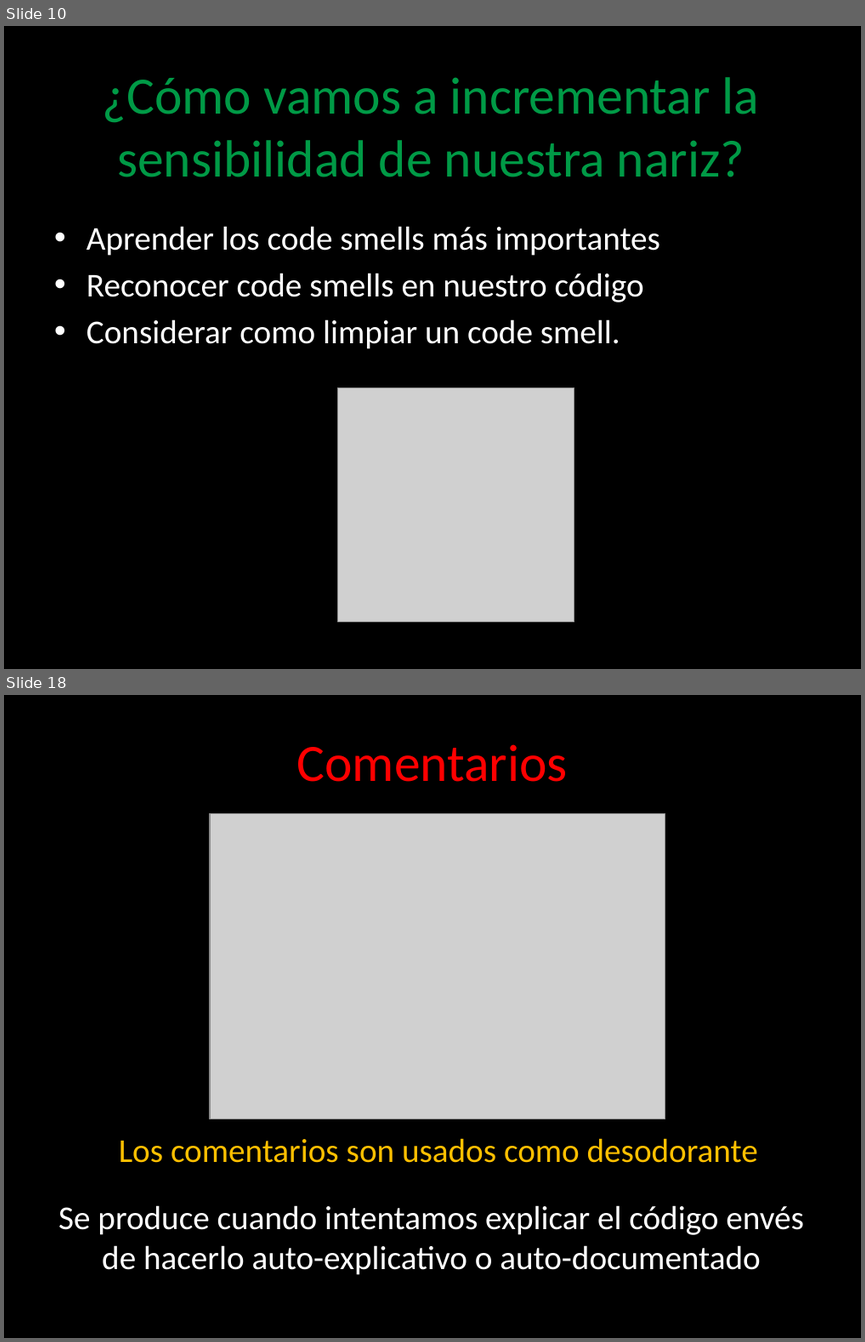
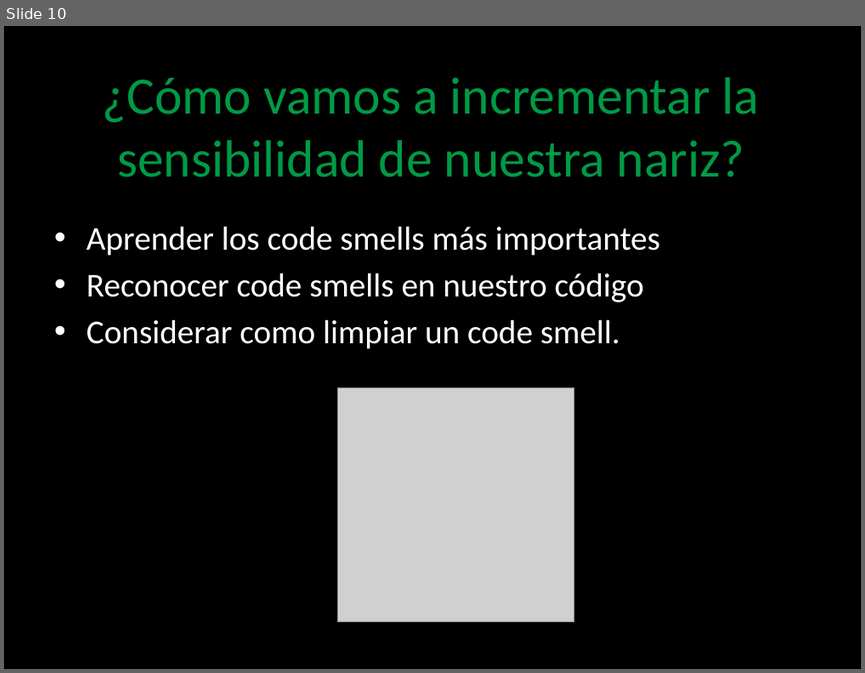
Before and after one commit to angelnunezsalazar/Code-Smells-and-Refactoring, a slide deck: Diapositivas/Code Smells and Refactoring.pptx. Shown one above the other, each under a label of ours: slides 10 and 18 before the commit, slide 10 after it; the slides between them are not shown. The pictures are 865x1342 and 865x673 pixels, drawn with LibreOffice and Linux fonts; fonts in the diff are those of the drawing; grey boxes stand for pictures; background and template pictures are left out. Boxes give left, top, right and bottom in pixels: in the first picture for what was removed or moved away, otherwise in the second. Text is boxed around its words. In the diff, an @@ line names an element or a change of style, - is before the commit and + after.

```diff
--- a/Diapositivas/Code Smells and Refactoring.pptx
+++ b/Diapositivas/Code Smells and Refactoring.pptx
@@ slide 18 removed at [4, 695, 861, 1338], background picture (left out) @@
@@ title removed at [297, 744, 568, 782] @@
-Comentarios
@@ picture removed at [210, 814, 664, 1119] @@
@@ text removed at [119, 1138, 758, 1163] @@
-Los comentarios son usados como desodorante
@@ text removed at [58, 1205, 803, 1275] @@
-Se produce cuando intentamos explicar el código envés de hacerlo auto-explicativo o auto-documentado
```
Also in this commit, not shown: 1 slide changed, 16 other slides removed.
